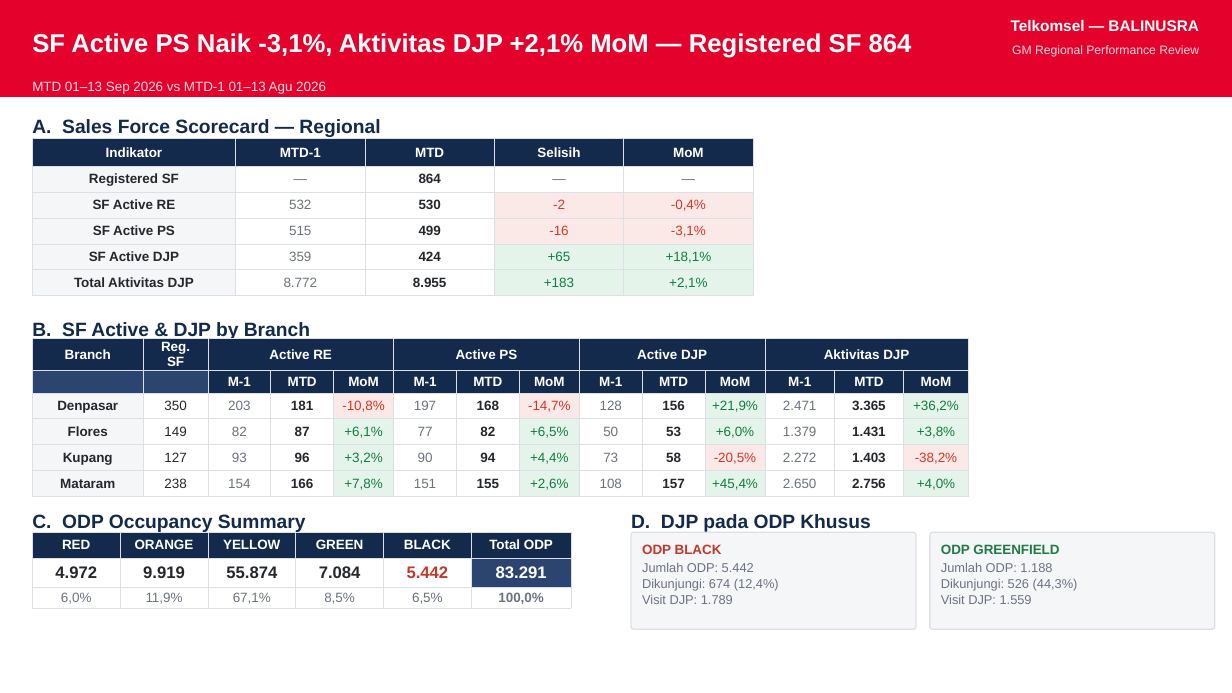
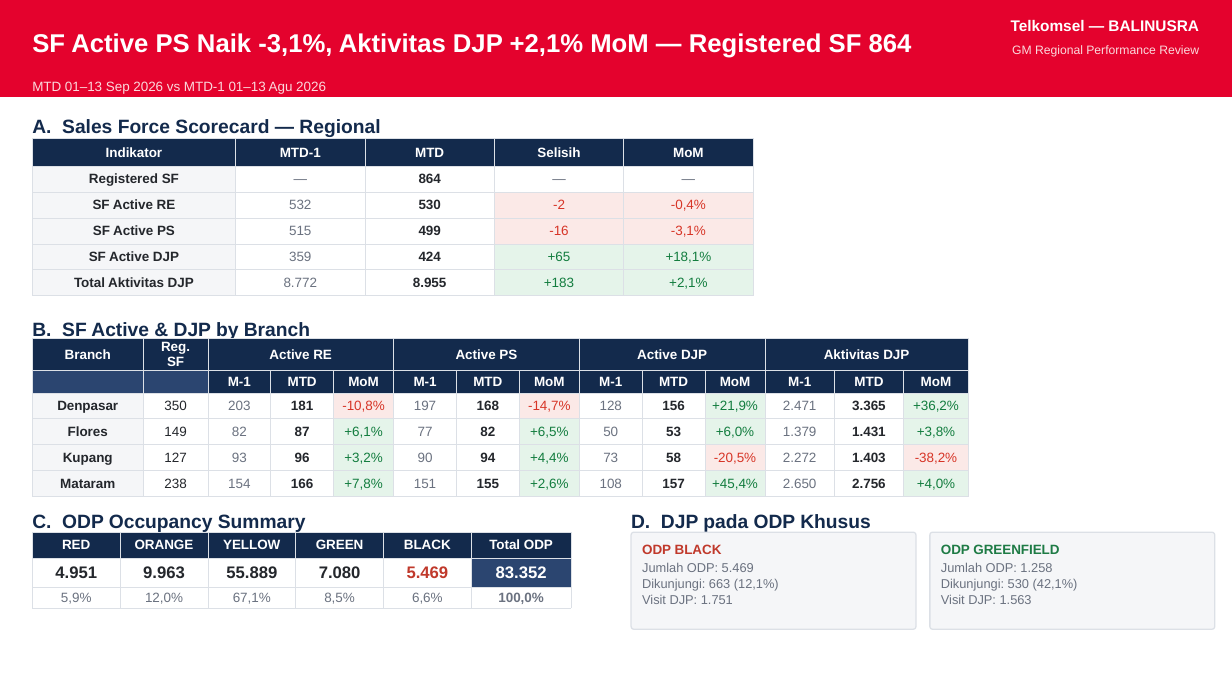
Before and after one commit to linktreehhbalnus-eng/wow_balnus, a slide deck: slide 7 of reports/BALINUSRA_GM_PERFORMANCE_SUMMARY_20260913_INARA.pptx. Drawn at 1232x693 pixels with LibreOffice and Linux fonts; fonts in the diff are those of the drawing. Boxes give left, top, right and bottom in pixels: in the first picture for what was removed or moved away, otherwise in the second. Text is boxed around its words. In the diff, an @@ line names an element or a change of style, - is before the commit and + after.

```diff
--- a/reports/BALINUSRA_GM_PERFORMANCE_SUMMARY_20260913_INARA.pptx
+++ b/reports/BALINUSRA_GM_PERFORMANCE_SUMMARY_20260913_INARA.pptx
@@ table at box(32, 532, 571, 625) @@
-row 2: 4.972 | 9.919 | 55.874 | 7.084 | 5.442 | 83.291
+row 2: 4.951 | 9.963 | 55.889 | 7.080 | 5.469 | 83.352
-row 3: 6,0% | 11,9% | 67,1% | 8,5% | 6,5% | 100,0%
+row 3: 5,9% | 12,0% | 67,1% | 8,5% | 6,6% | 100,0%
@@ text at box(642, 563, 779, 604): text changed @@
-Jumlah ODP: 5.442
-Dikunjungi: 674 (12,4%)
-Visit DJP: 1.789
+Jumlah ODP: 5.469
+Dikunjungi: 663 (12,1%)
+Visit DJP: 1.751
@@ text at box(941, 562, 1078, 604): text changed @@
-Jumlah ODP: 1.188
-Dikunjungi: 526 (44,3%)
-Visit DJP: 1.559
+Jumlah ODP: 1.258
+Dikunjungi: 530 (42,1%)
+Visit DJP: 1.563
```
Also in this commit, not shown: 12 other files.
